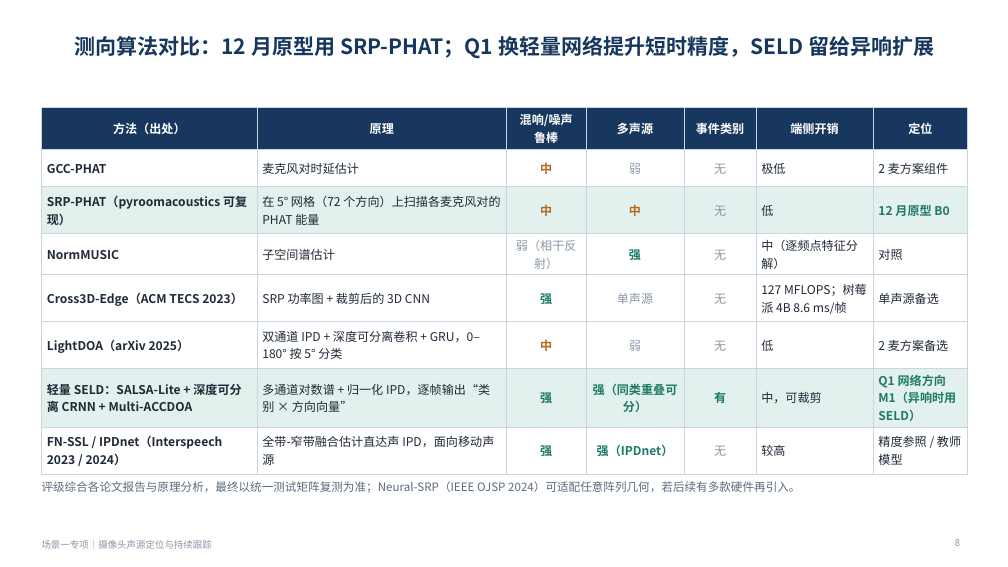
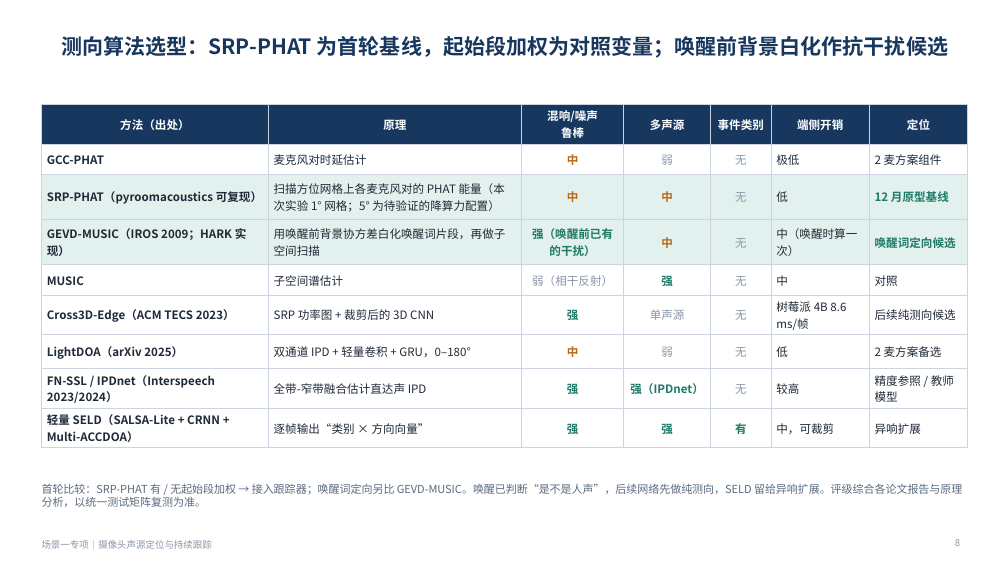
Before and after one commit to ZeroFoxxi/ssl-scene1, a slide deck: slide 8 of 场景一专项_摄像头声源定位与跟踪_方案选型与数据集.pptx. Drawn at 1008x567 pixels with LibreOffice and Linux fonts; fonts in the diff are those of the drawing. Boxes give left, top, right and bottom in pixels: in the first picture for what was removed or moved away, otherwise in the second. Text is boxed around its words. In the diff, an @@ line names an element or a change of style, - is before the commit and + after.

```diff
--- a/场景一专项_摄像头声源定位与跟踪_方案选型与数据集.pptx
+++ b/场景一专项_摄像头声源定位与跟踪_方案选型与数据集.pptx
@@ title at (61, 36, 948, 58): text changed @@
-测向算法对比：12 月原型用 SRP-PHAT；Q1 换轻量网络提升短时精度，SELD 留给异响扩展
+测向算法选型：SRP-PHAT 为首轮基线，起始段加权为对照变量；唤醒前背景白化作抗干扰候选
@@ table at (42, 104, 968, 446) @@
-row 3: SRP-PHAT（pyroomacoustics 可复现） | 在 5° 网格（72 个方向）上扫描各麦克风对的 PHAT 能量 | 中 | 中 | 无 | 低 | 12 月原型 B0
-row 4: NormMUSIC | 子空间谱估计 | 弱（相干反射） | 强 | 无 | 中（逐频点特征分解） | 对照
-row 5: Cross3D-Edge（ACM TECS 2023） | SRP 功率图 + 裁剪后的 3D CNN | 强 | 单声源 | 无 | 127 MFLOPS；树莓派 4B 8.6 ms/帧 | 单声源备选
-row 6: LightDOA（arXiv 2025） | 双通道 IPD + 深度可分离卷积 + GRU，0–180° 按 5° 分类 | 中 | 弱 | 无 | 低 | 2 麦方案备选
-row 7: 轻量 SELD：SALSA-Lite + 深度可分离 CRNN + Multi-ACCDOA | 多通道对数谱 + 归一化 IPD，逐帧输出“类别 × 方向向量” | 强 | 强（同类重叠可分） | 有 | 中，可裁剪 | Q1 网络方向 M1（异响时用 SELD）
-row 8: FN-SSL / IPDnet（Interspeech 2023 / 2024） | 全带-窄带融合估计直达声 IPD，面向移动声源 | 强 | 强（IPDnet） | 无 | 较高 | 精度参照 / 教师模型
+row 3: SRP-PHAT（pyroomacoustics 可复现） | 扫描方位网格上各麦克风对的 PHAT 能量（本次实验 1° 网格；5° 为待验证的降算力配置） | 中 | 中 | 无 | 低 | 12 月原型基线
+row 4: GEVD-MUSIC（IROS 2009；HARK 实现） | 用唤醒前背景协方差白化唤醒词片段，再做子空间扫描 | 强（唤醒前已有的干扰） | 中 | 无 | 中（唤醒时算一次） | 唤醒词定向候选
+row 5: MUSIC | 子空间谱估计 | 弱（相干反射） | 强 | 无 | 中 | 对照
+row 6: Cross3D-Edge（ACM TECS 2023） | SRP 功率图 + 裁剪后的 3D CNN | 强 | 单声源 | 无 | 树莓派 4B 8.6 ms/帧 | 后续纯测向候选
+row 7: LightDOA（arXiv 2025） | 双通道 IPD + 轻量卷积 + GRU，0–180° | 中 | 弱 | 无 | 低 | 2 麦方案备选
+row 8: FN-SSL / IPDnet（Interspeech 2023/2024） | 全带-窄带融合估计直达声 IPD | 强 | 强（IPDnet） | 无 | 较高 | 精度参照 / 教师模型
+row 9: 轻量 SELD（SALSA-Lite + CRNN + Multi-ACCDOA） | 逐帧输出“类别 × 方向向量” | 强 | 强 | 有 | 中，可裁剪 | 异响扩展
@@ text at (42, 484, 962, 507): text changed; size 11 to 10.5 pt @@
-评级综合各论文报告与原理分析，最终以统一测试矩阵复测为准；Neural-SRP（IEEE OJSP 2024）可适配任意阵列几何，若后续有多款硬件再引入。
+首轮比较：SRP-PHAT 有 / 无起始段加权 → 接入跟踪器；唤醒词定向另比 GEVD-MUSIC。唤醒已判断“是不是人声”，后续网络先做纯测向，SELD 留给异响扩展。评级综合各论文报告与原理分析，以统一测试矩阵复测为准。
```
Also in this commit, not shown: 19 other slides changed, 2 slides added, 1 slide removed, 5 other files.
